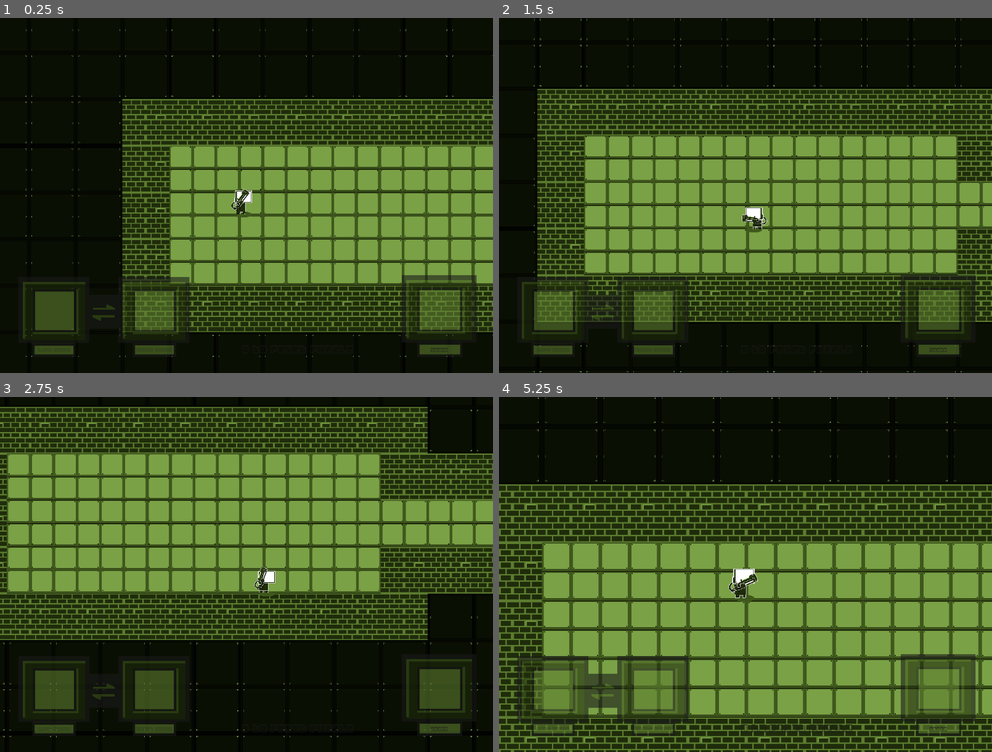
Above: before the commit, frames 1-4 (two rows, left to right).
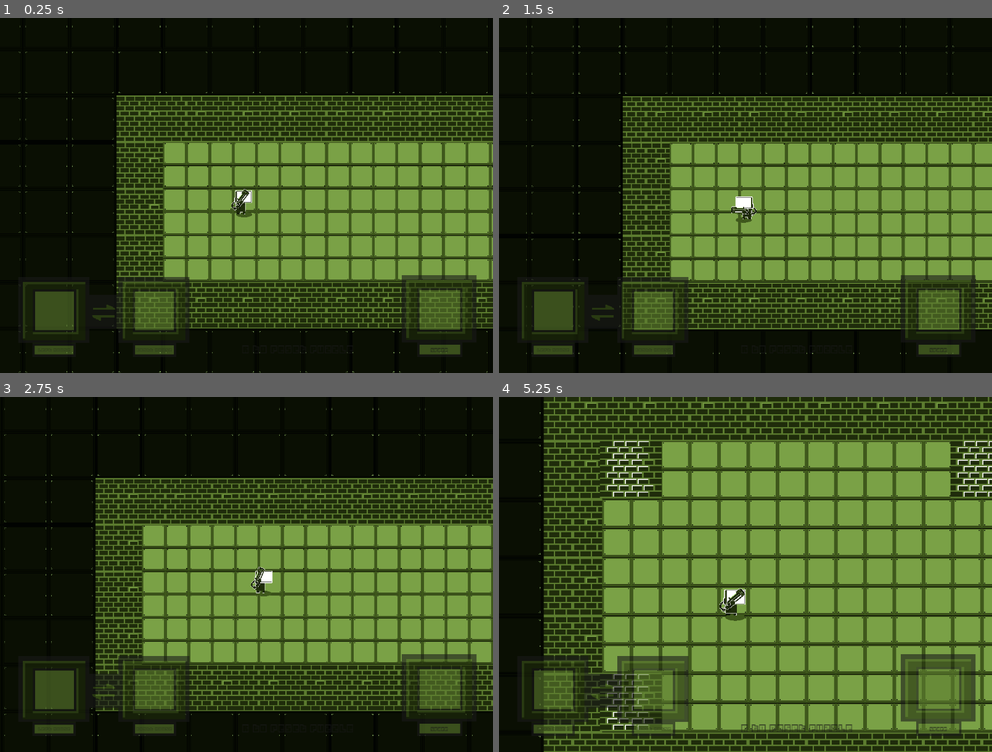
Above: after the commit, the same moments.

Repository: DeadM4nn/DeadmannGame
Game: Godot game, scene res://GameMaster.tscn
Same seed, same stepped clock (60 frames per second), same inputs: the game is played once before the commit and once after it.
Inputs (mouse positions are in pixels of both pictures, inside the frame that each line leads up to):
- Up to frame 1 (0.25 s): no input
- Up to frame 2 (1.5 s): tap Enter at 0.5 s; move the mouse to (853, 177) at 0.52 s; hold Right (ui_right) 0.53-1.28 s; hold L (next_level, bound only after the commit) 0.53-1.28 s; tap K (previous_level, bound only after the commit) at 0.8, 1.35 s; move the mouse to (646, 213) at 1.27 s; hold Down (ui_down) from 1.28 s (still down)
- Up to frame 3 (2.75 s): tap L (next_level, bound only after the commit) at 1.55 s; move the mouse to (295, 496) at 2.02 s; release Down (ui_down) at 2.03 s; hold Right (ui_right) from 2.03 s (still down); hold Space (Canon) from 2.03 s (still down); tap K (previous_level, bound only after the commit) at 2.3 s
- Up to frame 4 (5.25 s): move the mouse to (720, 645) at 2.77 s; release Right (ui_right) at 2.78 s; release Space (Canon) at 2.78 s; hold Up (ui_up) 2.78-3.53 s; click (720, 645) at 2.85 s; tap L (next_level, bound only after the commit) at 3.05, 4.55 s; move the mouse to (893, 627) at 3.52 s; hold Right mouse button (shoot_r) 3.53-4.28 s; hold Left (ui_left) 3.53-5.03 s; tap K (previous_level, bound only after the commit) at 3.8 s; move the mouse to (597, 521) at 4.27 s; tap \ (test_button) at 4.35 s; move the mouse to (770, 574) at 5.02 s; hold Down (ui_down) from 5.03 s (still down); hold Mouse wheel up (zoom_in) from 5.03 s (still down)

The runs differ from the first frame. In frame 1, 27% of the frame differs, in the area x 3-100%, y 2-100%; in frame 2, 40%; in frame 3, 67%, in the area x 0-100%, y 2-97%; in frame 4, 66%.
Error after the commit: Cannot call method 'is_inside_tree' on a previously freed instance. (res://Element/Player/Gun/Bullet/default.tscn::GDScript_joihv:33)

Commit message:
Final Commit from Mad

Diff:
--- a/GameMaster.gd
+++ b/GameMaster.gd
@@ -3,7 +3,11 @@
 
 @export var levels : Array[PackedScene] = []
 
-@export var location : int = 0
+@export var location : int = 0 :
+	set(value):
+		value = min(15, value)
+		value = max(0, value)
+		location = value
 
 @onready var level = get_node("Level")
 
@@ -24,6 +28,12 @@
 	if event.is_action_pressed("Reset"):
 		reset_level()
 
+	if event.is_action_pressed("next_level"):
+		win_level()
+	elif event.is_action("previous_level"):
+		location -= 1
+		reset_level()
+
 
 func reset_level():
 	$Node/Reset.play()
--- a/GameMaster.tscn
+++ b/GameMaster.tscn
@@ -26,6 +26,9 @@
 
 [node name="Level" parent="." instance=ExtResource("2_5vfak")]
 
+[node name="Player" parent="Level" index="0"]
+position = Vector2(1977, -668)
+
 [node name="Node" type="Node" parent="."]
 
 [node name="Win" type="AudioStreamPlayer" parent="Node"]
--- a/project.godot
+++ b/project.godot
@@ -19,6 +19,7 @@
 
 window/size/viewport_width=1080
 window/size/viewport_height=780
+window/size/resizable=false
 
 [input]
 
@@ -89,6 +90,16 @@
 "events": [Object(InputEventKey,"resource_local_to_scene":false,"resource_name":"","device":-1,"window_id":0,"alt_pressed":false,"shift_pressed":false,"ctrl_pressed":false,"meta_pressed":false,"pressed":false,"keycode":0,"physical_keycode":82,"key_label":0,"unicode":114,"echo":false,"script":null)
 ]
 }
+next_level={
+"deadzone": 0.5,
+"events": [Object(InputEventKey,"resource_local_to_scene":false,"resource_name":"","device":-1,"window_id":0,"alt_pressed":false,"shift_pressed":false,"ctrl_pressed":false,"meta_pressed":false,"pressed":false,"keycode":0,"physical_keycode":76,"key_label":0,"unicode":108,"echo":false,"script":null)
+]
+}
+previous_level={
+"deadzone": 0.5,
+"events": [Object(InputEventKey,"resource_local_to_scene":false,"resource_name":"","device":-1,"window_id":0,"alt_pressed":false,"shift_pressed":false,"ctrl_pressed":false,"meta_pressed":false,"pressed":false,"keycode":0,"physical_keycode":75,"key_label":0,"unicode":107,"echo":false,"script":null)
+]
+}
 
 [rendering]
 
